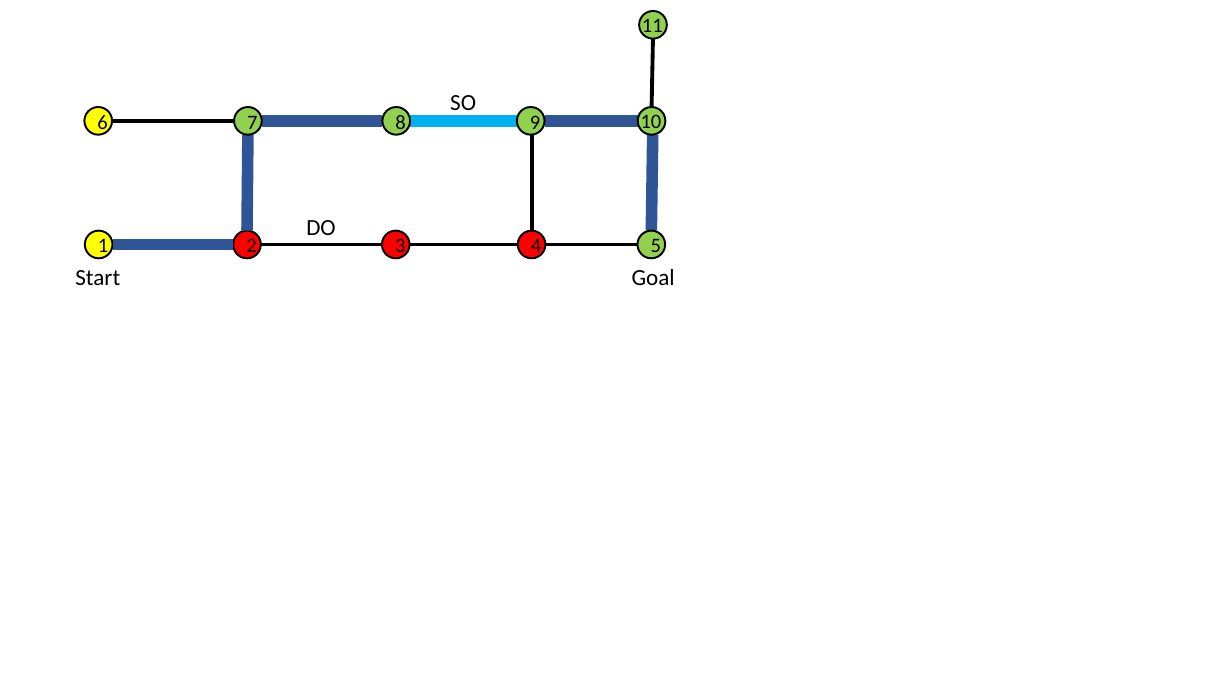
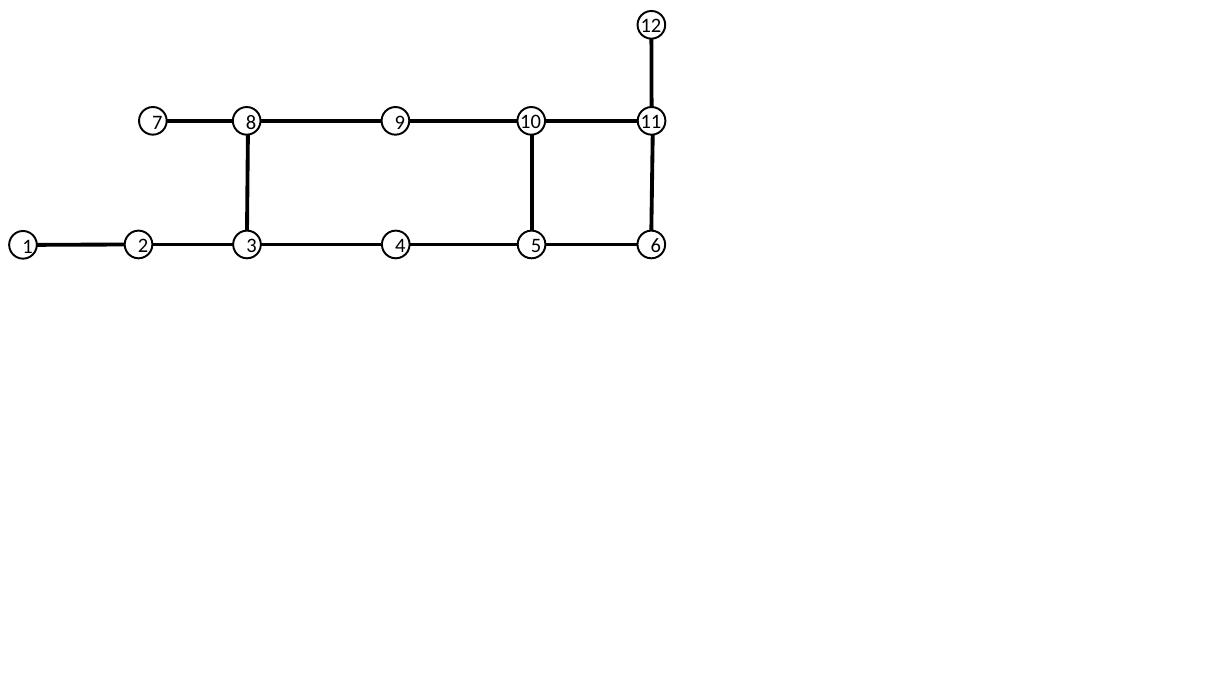
Before and after one commit to cmu-able/explainable-planning, a slide deck: slide 4 of XPlanningEvaluation/data/instruction/instruction.pptx (slide 20 before the commit). Drawn at 1232x693 pixels with LibreOffice and Linux fonts; fonts in the diff are those of the drawing. Boxes give left, top, right and bottom in pixels: in the first picture for what was removed or moved away, otherwise in the second. Text is boxed around its words. In the diff, an @@ line names an element or a change of style, - is before the commit and + after.

```diff
--- a/XPlanningEvaluation/data/instruction/instruction.pptx
+++ b/XPlanningEvaluation/data/instruction/instruction.pptx
@@ fill #92D050 to none in 6 elements at [139, 107, 166, 135], [518, 231, 545, 259], [382, 107, 409, 135], [233, 107, 261, 135], [638, 107, 665, 135], [638, 11, 665, 39] @@
@@ text added at [641, 15, 662, 38], 16 pt, text #000000 @@
+12
@@ ellipse "7": place and size @@
-ellipse "7" at [234, 107, 262, 135]
+ellipse "7" at [139, 107, 166, 135]
@@ ellipse "8": place and size @@
-ellipse "8" at [383, 107, 410, 135]
+ellipse "8" at [233, 107, 261, 135]
@@ ellipse "9": place and size @@
-ellipse "9" at [517, 107, 544, 135]
+ellipse "9" at [382, 107, 409, 135]
@@ text removed at [450, 95, 476, 117] @@
-SO
@@ text "10": place and size @@
-text "10" at [641, 111, 662, 134]
+text "10" at [520, 111, 541, 134]
@@ ellipse added at [518, 107, 545, 135], outline #000000 1.5 pt @@
@@ text "11": place and size @@
-text "11" at [642, 15, 663, 38]
+text "11" at [641, 111, 662, 134]
@@ line moved from (234, 121) - (112, 121) to (233, 121) - (166, 121) @@
@@ line (248, 135) - (247, 231): stroke #2F5597 9 pt to #000000 3 pt @@
@@ line (382, 121) - (261, 121): stroke #2F5597 9 pt to #000000 3 pt @@
@@ line (518, 121) - (409, 121): stroke #00B0F0 9 pt to #000000 3 pt @@
@@ line (638, 121) - (545, 121): stroke #2F5597 9 pt to #000000 3 pt @@
@@ line (652, 231) - (653, 135): stroke #2F5597 9 pt to #000000 3 pt @@
@@ ellipse "1": place and size @@
-ellipse "1" at [85, 231, 113, 259]
+ellipse "1" at [9, 231, 37, 259]
@@ ellipse "1" at [9, 231, 37, 259]: fill #FFFF00 to none @@
@@ ellipse "2": place and size @@
-ellipse "2" at [233, 231, 261, 259]
+ellipse "2" at [125, 231, 152, 259]
@@ fill #FF0000 to none in 3 elements at [125, 231, 152, 259], [382, 231, 409, 259], [233, 231, 261, 259] @@
@@ ellipse "3": place and size @@
-ellipse "3" at [382, 231, 409, 259]
+ellipse "3" at [233, 231, 261, 259]
@@ text removed at [306, 220, 335, 235] @@
-DO
@@ ellipse "4": place and size @@
-ellipse "4" at [518, 231, 545, 259]
+ellipse "4" at [382, 231, 409, 259]
@@ ellipse "5": place and size @@
-ellipse "5" at [638, 231, 665, 259]
+ellipse "5" at [518, 231, 545, 259]
@@ ellipse "6" at [638, 231, 665, 259]: fill #FFFF00 to none @@
@@ ellipse "6": place and size @@
-ellipse "6" at [84, 107, 112, 135]
+ellipse "6" at [638, 231, 665, 259]
@@ line added from (37, 245) to (125, 245), #000000 3 pt @@
@@ line moved from (113, 245) - (233, 245) to (152, 245) - (233, 245) @@
@@ line (152, 245) - (233, 245): stroke #2F5597 9 pt to #000000 3 pt @@
@@ text removed at [632, 269, 675, 285] @@
-Goal
@@ text removed at [75, 270, 120, 285] @@
-Start
```
Also in this commit, not shown: 8 other slides changed, 4 slides added, 5 slides removed.
